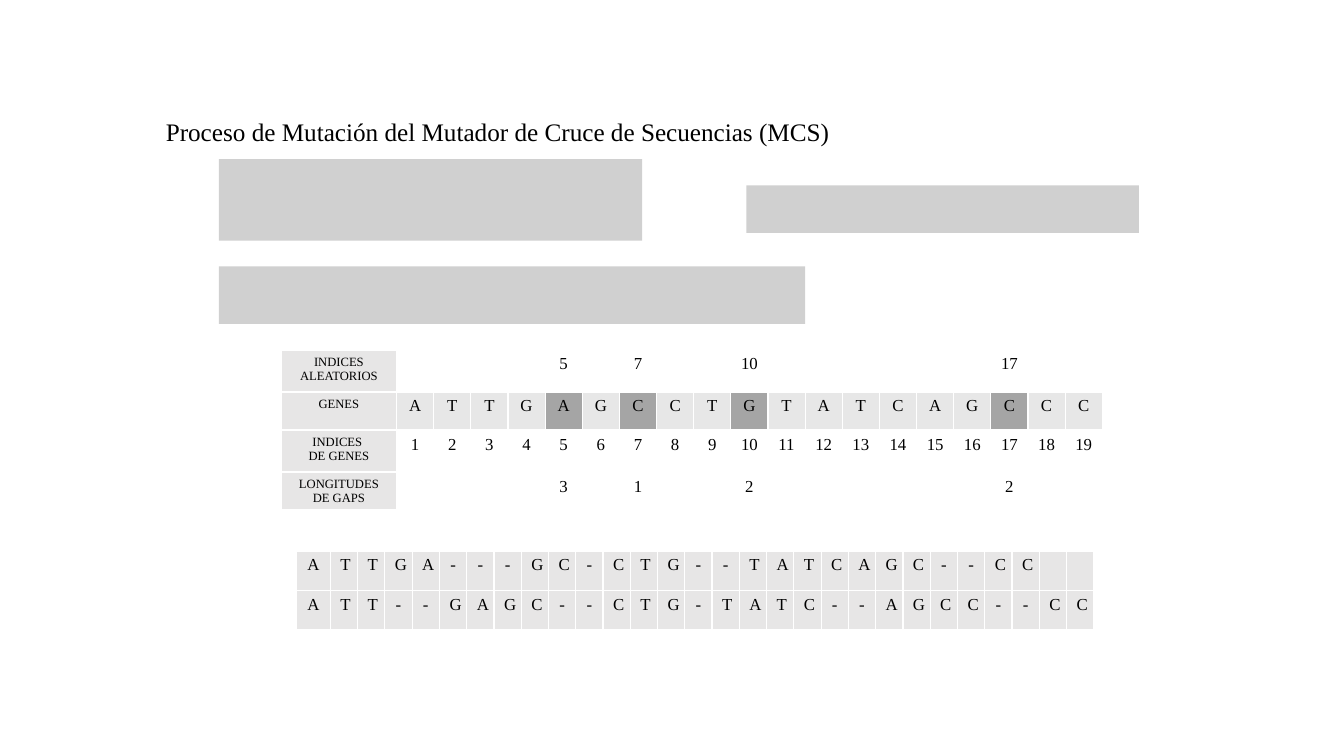
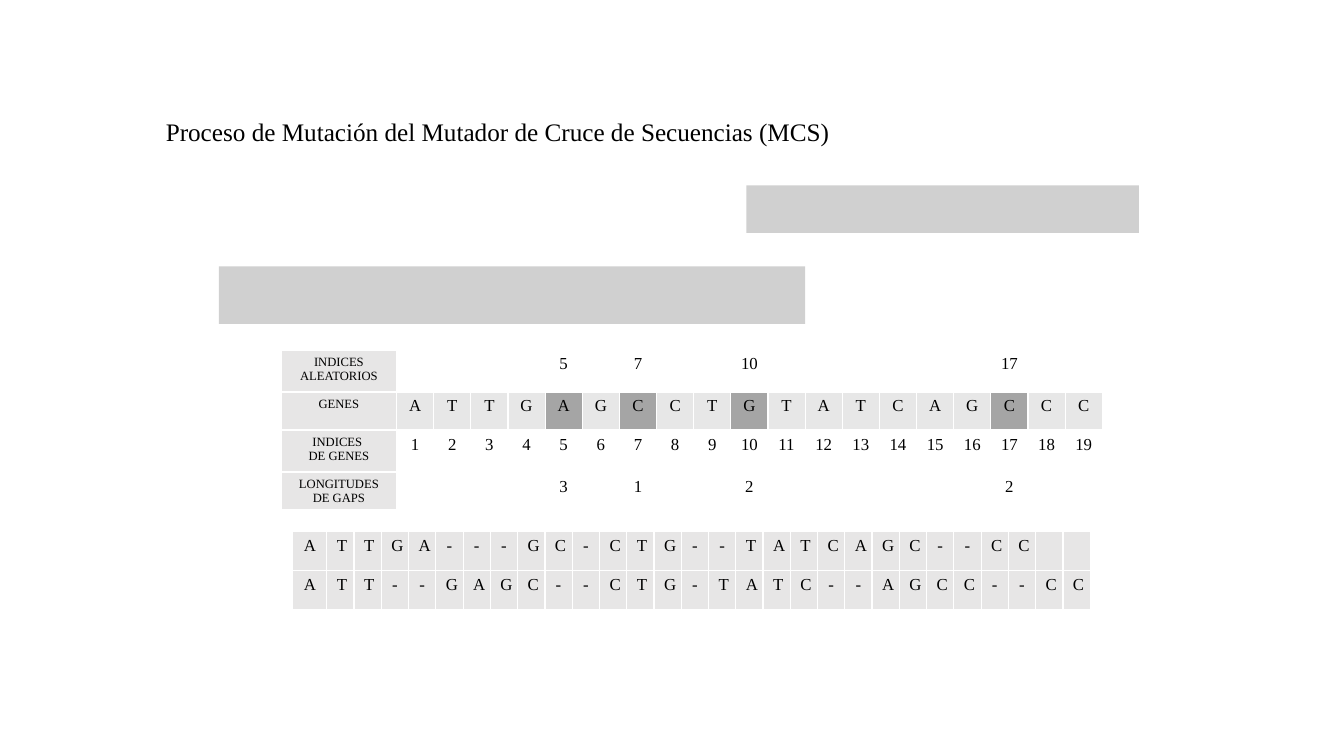
Before and after one commit to alanmenchaca/actm_algorithms, a slide deck: slide 3 of docu/mejoras/slides.pptx. Drawn at 1344x756 pixels with LibreOffice and Linux fonts; fonts in the diff are those of the drawing; grey boxes stand for pictures. Boxes give left, top, right and bottom in pixels: in the first picture for what was removed or moved away, otherwise in the second. Text is boxed around its words. In the diff, an @@ line names an element or a change of style, - is before the commit and + after.

```diff
--- a/docu/mejoras/slides.pptx
+++ b/docu/mejoras/slides.pptx
@@ picture removed at [219, 159, 642, 241] @@
@@ table: place and size @@
-table at [296, 552, 1093, 630]
+table at [293, 531, 1090, 610]
```
Also in this commit, not shown: 1 other slide changed, 2 other files.
